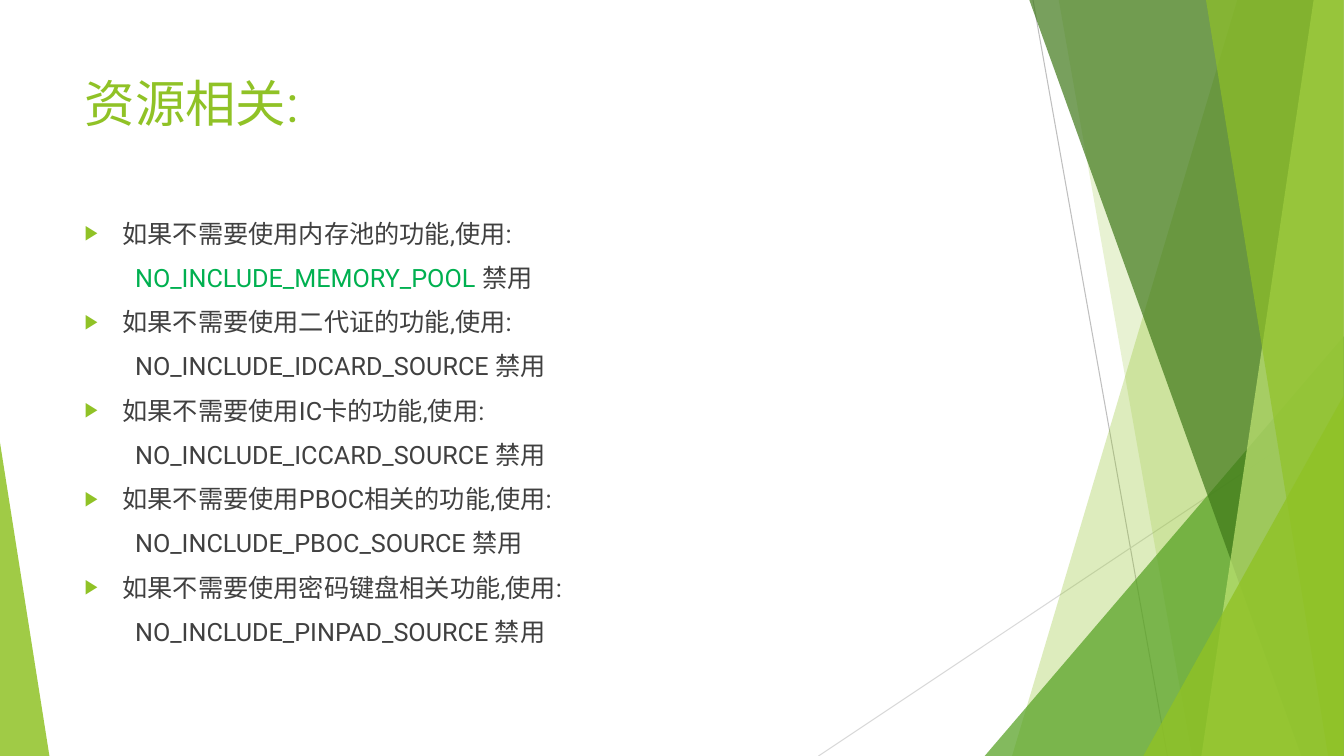
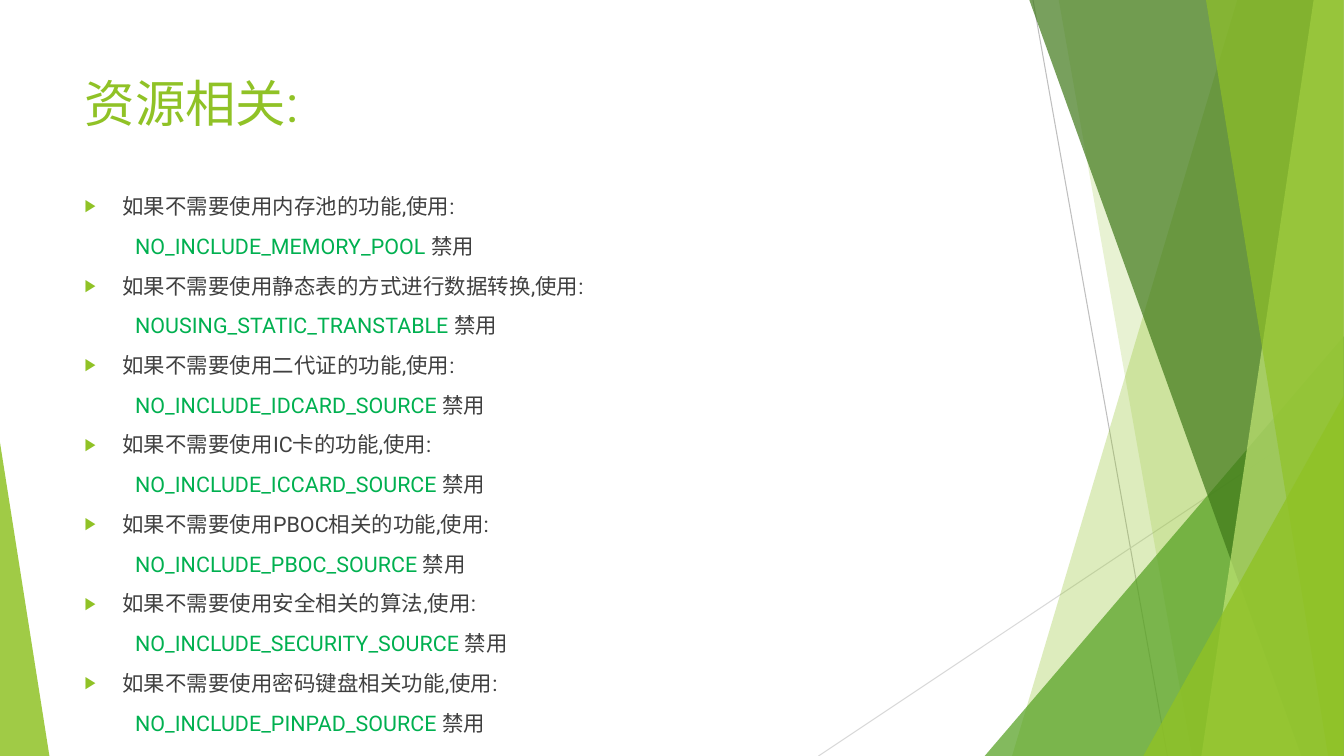
Before and after one commit to Zhyioo/libzhouyb, a slide deck: slide 12 of zhou_yb/about/PPT/第3章 框架结构.pptx (slide 8 before the commit). Drawn at 1344x756 pixels with LibreOffice and Linux fonts; fonts in the diff are those of the drawing. Boxes give left, top, right and bottom in pixels: in the first picture for what was removed or moved away, otherwise in the second. Text is boxed around its words. In the diff, an @@ line names an element or a change of style, - is before the commit and + after.

```diff
--- a/zhou_yb/about/PPT/第3章 框架结构.pptx
+++ b/zhou_yb/about/PPT/第3章 框架结构.pptx
@@ text "如果不需要使用内存池的功能,使用:": place and size @@
-text "如果不需要使用内存池的功能,使用:" at box(123, 222, 562, 643)
+text "如果不需要使用内存池的功能,使用:" at box(123, 196, 584, 733)
@@ text at box(123, 196, 498, 733): size 18 to 15.3 pt in "如果不需要使用内存池的功能,使用:", "NO_INCLUDE_MEMORY_POOL 禁用", "如果不需要使用二代证的功能,使用:", "NO_INCLUDE_IDCARD_SOURCE 禁用" and 6 more places; text colour #404040 to #00B050 in "NO_INCLUDE_IDCARD_SOURCE", "NO_INCLUDE_ICCARD_SOURCE", "NO_INCLUDE_PBOC_SOURCE", "NO_INCLUDE_PINPAD_SOURCE" @@
@@ text at box(123, 276, 584, 335): paragraphs added @@
+▶ 如果不需要使用静态表的方式进行数据转换,使用:
+NOUSING_STATIC_TRANSTABLE 禁用
@@ text at box(123, 593, 508, 653): paragraphs added @@
+▶ 如果不需要使用安全相关的算法,使用:
+NO_INCLUDE_SECURITY_SOURCE 禁用
```
Also in this commit, not shown: 1 other slide changed, 4 slides added, 2 other files.
